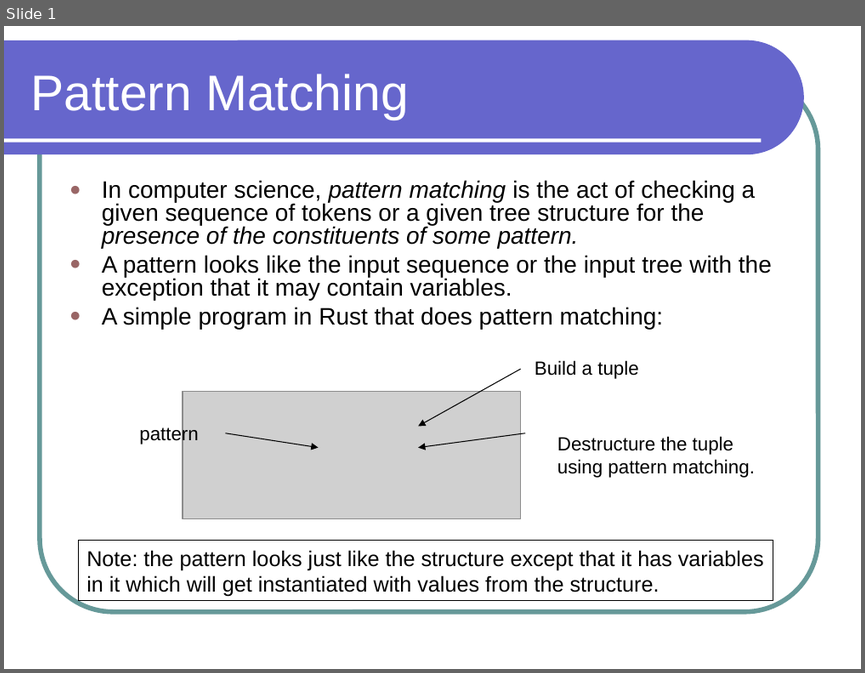
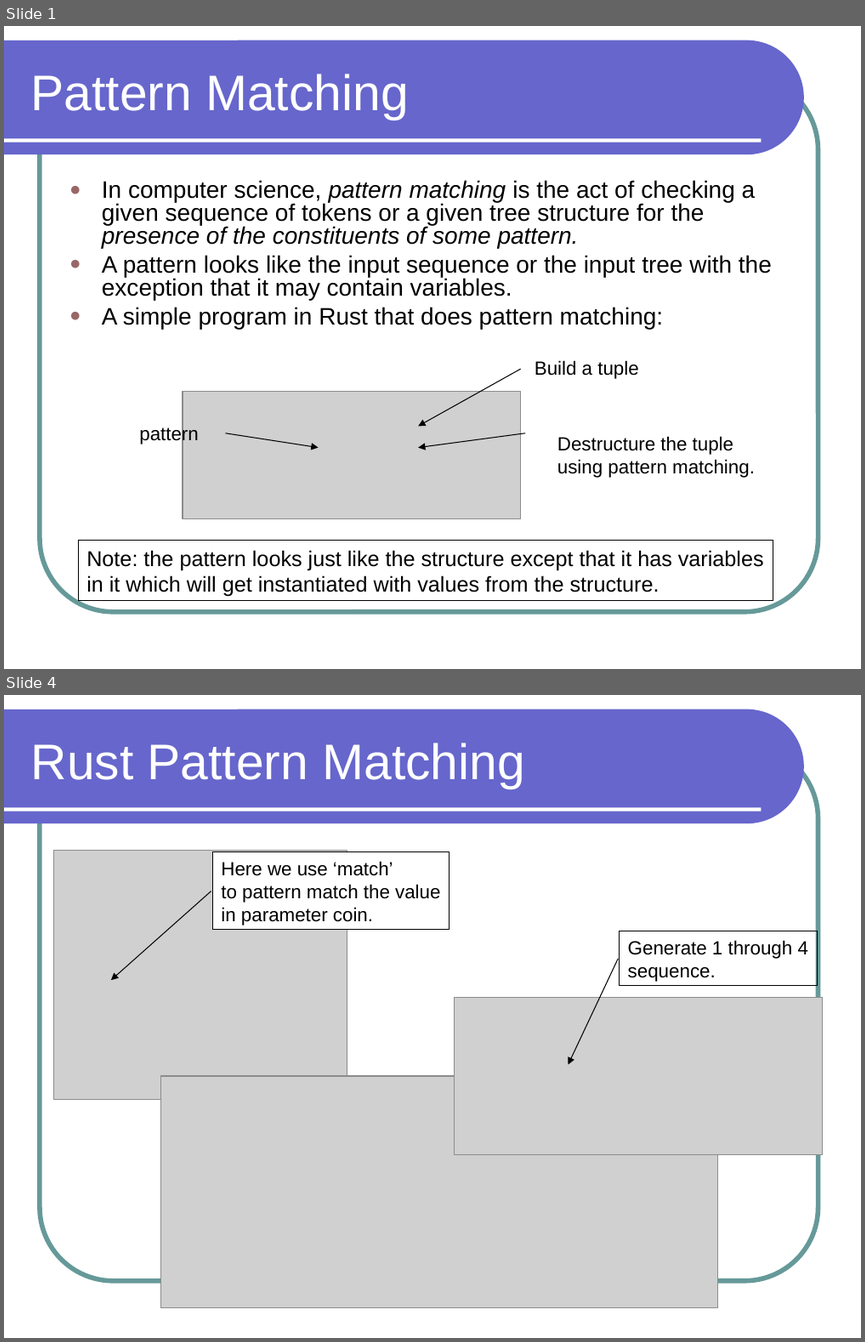
Before and after one commit to lutzhamel/CSC301, a slide deck: notes/csc301-ln006.ppt. Shown one above the other, each under a label of ours: slide 1 before the commit, slides 1 and 4 after it; the slides between them are not shown. The pictures are 865x673 and 865x1342 pixels, drawn with LibreOffice and Linux fonts; fonts in the diff are those of the drawing; grey boxes stand for pictures. Boxes give left, top, right and bottom in pixels: in the first picture for what was removed or moved away, otherwise in the second. Text is boxed around its words. In the diff, an @@ line names an element or a change of style, - is before the commit and + after.

```diff
--- a/notes/csc301-ln006.ppt
+++ b/notes/csc301-ln006.ppt
@@ slide 4 added at <box>4,695,861,1338</box>, background #FFFFFF; not listed: 3 template elements that a slide beside it also shows @@
@@ title added at <box>31,743,525,789</box>, 42 pt, text #FFFFFF @@
+Rust Pattern Matching
@@ picture added at <box>53,850,347,1100</box> @@
@@ rectangle added at <box>213,851,449,929</box>, fill #FFFFFF, outline #000000 0.74 pt, 16 pt, text #000000 @@
+Here we use ‘match’
+to pattern match the value
+in parameter coin.
@@ arrow added from (211, 891) to (111, 981), #000000 0.74 pt @@
@@ rectangle added at <box>619,931,817,987</box>, outline #000000 0.74 pt, 16 pt, text #000000 @@
+Generate 1 through 4
+sequence.
@@ arrow added from (618, 958) to (568, 1064), #000000 0.74 pt @@
@@ picture added at <box>454,998,823,1154</box> @@
@@ picture added at <box>160,1076,718,1307</box> @@
```
Also in this commit, not shown: 2 slides changed, 3 other slides added, 3 other files.
